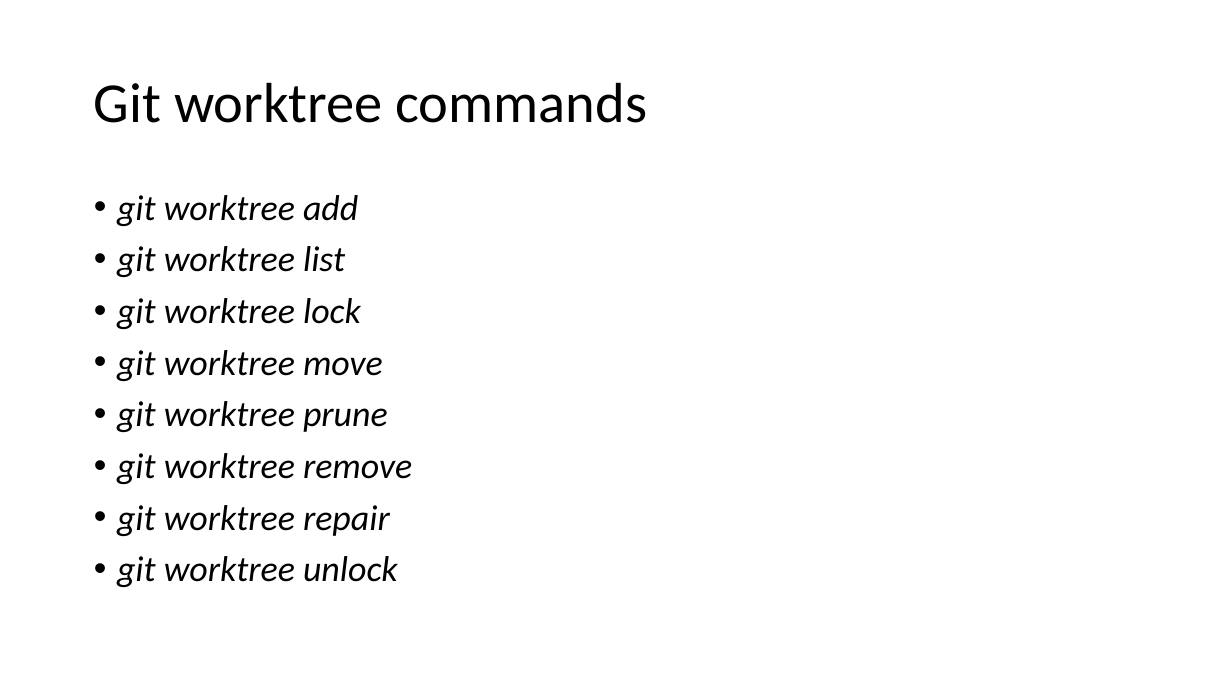
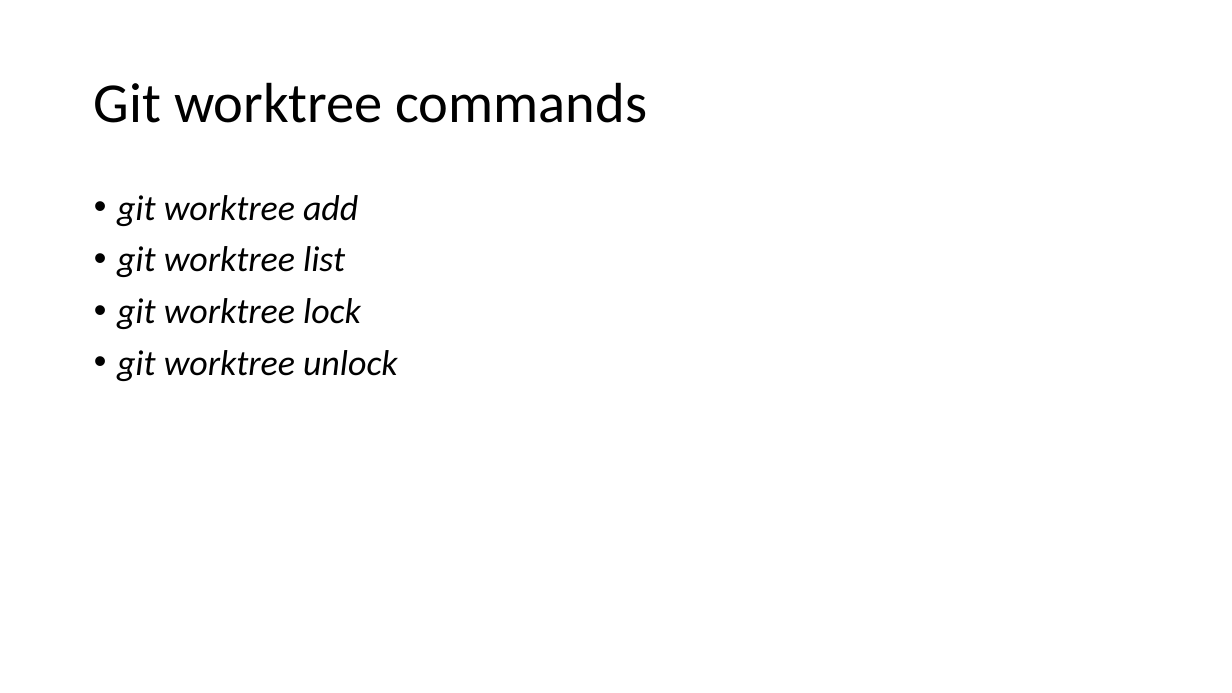
Before and after one commit to Bhavya-verma-knoldus/Git-group-assignment, a slide deck: slide 3 of git_worktree.pptx. Drawn at 1232x693 pixels with LibreOffice and Linux fonts; fonts in the diff are those of the drawing. Boxes give left, top, right and bottom in pixels: in the first picture for what was removed or moved away, otherwise in the second. Text is boxed around its words. In the diff, an @@ line names an element or a change of style, - is before the commit and + after.

```diff
--- a/git_worktree.pptx
+++ b/git_worktree.pptx
@@ text at (x1=117, y1=350, x2=412, y2=536): paragraphs removed @@
-• git worktree move
-• git worktree prune
-• git worktree remove
-• git worktree repair
```
Also in this commit, not shown: 1 other slide changed, 1 slide added.
